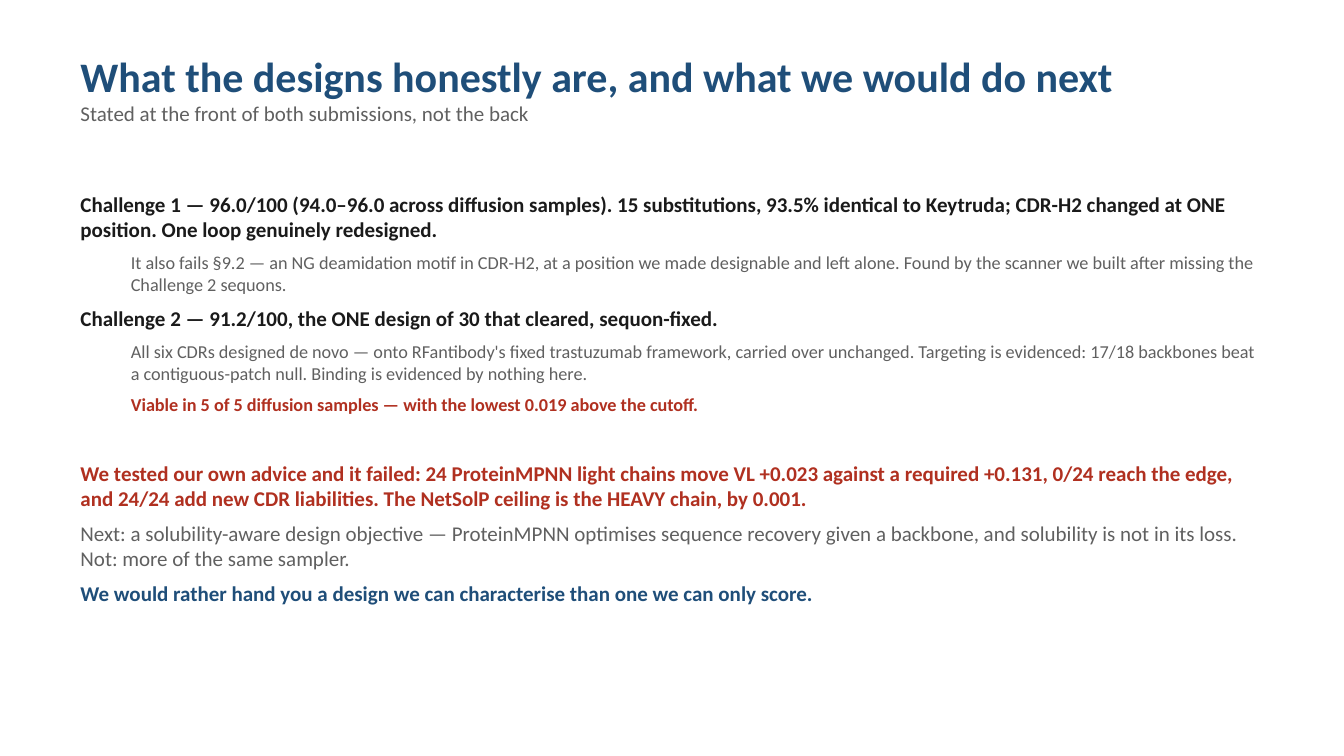
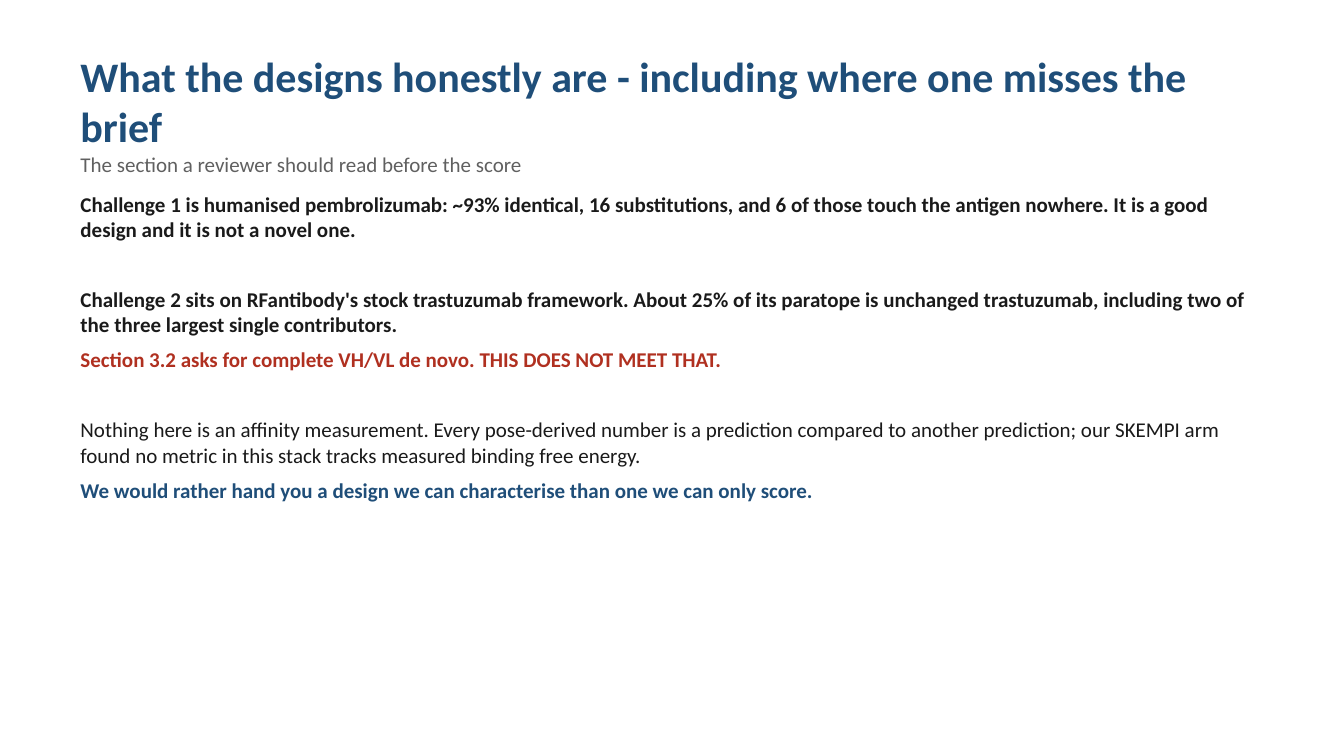
Before and after one commit to RRobin711/locksmith-antibody-hackathon, a slide deck: slide 5 of submission/LOCKSMITH_DEV/pitch/LOCKSMITH_DEV_presentation.pptx (slide 6 before the commit). Drawn at 1344x756 pixels with LibreOffice and Linux fonts; fonts in the diff are those of the drawing. Boxes give left, top, right and bottom in pixels: in the first picture for what was removed or moved away, otherwise in the second. Text is boxed around its words. In the diff, an @@ line names an element or a change of style, - is before the commit and + after.

```diff
--- a/submission/LOCKSMITH_DEV/pitch/LOCKSMITH_DEV_presentation.pptx
+++ b/submission/LOCKSMITH_DEV/pitch/LOCKSMITH_DEV_presentation.pptx
@@ text at [80,62,1186,172]: text changed @@
-What the designs honestly are, and what we would do next
-Stated at the front of both submissions, not the back
+What the designs honestly are - including where one misses the brief
+The section a reviewer should read before the score
@@ text at [80,197,1244,467]: text changed; text colour #606060 to #1A1A1A; bold on @@
-Challenge 1 — 96.0/100 (94.0–96.0 across diffusion samples). 15 substitutions, 93.5% identical to Keytruda; CDR-H2 changed at ONE position. One loop genuinely redesigned.
-  It also fails §9.2 — an NG deamidation motif in CDR-H2, at a position we made designable and left alone. Found by the scanner we built after missing the Challenge 2 sequons.
-Challenge 2 — 91.2/100, the ONE design of 30 that cleared, sequon-fixed.
-  All six CDRs designed de novo — onto RFantibody's fixed trastuzumab framework, carried over unchanged. Targeting is evidenced: 17/18 backbones beat a contiguous-patch null. Binding is evidenced by nothing here.
-  Viable in 5 of 5 diffusion samples — with the lowest 0.019 above the cutoff.
-We tested our own advice and it failed: 24 ProteinMPNN light chains move VL +0.023 against a required +0.131, 0/24 reach the edge, and 24/24 add new CDR liabilities. The NetSolP ceiling is the HEAVY chain, by 0.001.
-Next: a solubility-aware design objective — ProteinMPNN optimises sequence recovery given a backbone, and solubility is not in its loss. Not: more of the same sampler.
+Challenge 1 is humanised pembrolizumab: ~93% identical, 16 substitutions, and 6 of those touch the antigen nowhere. It is a good design and it is not a novel one.
+Challenge 2 sits on RFantibody's stock trastuzumab framework. About 25% of its paratope is unchanged trastuzumab, including two of the three largest single contributors.
+Section 3.2 asks for complete VH/VL de novo. THIS DOES NOT MEET THAT.
+Nothing here is an affinity measurement. Every pose-derived number is a prediction compared to another prediction; our SKEMPI arm found no metric in this stack tracks measured binding free energy.
```
Also in this commit, not shown: 3 other slides changed, 2 slides added, 2 slides removed, 5 other files.
